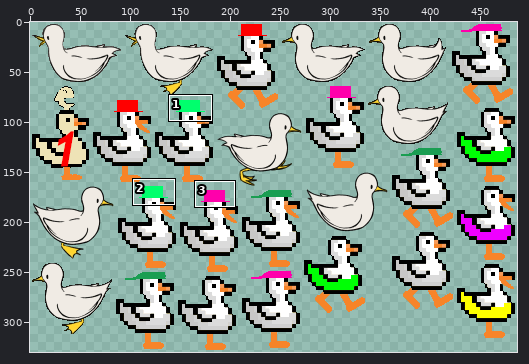
Sprite sheet -- src/assets/submissions/all_ducks_sheet_0.png. The first picture is a wide view before the edit; the outline marks the close-up.
Close-up. Old version:
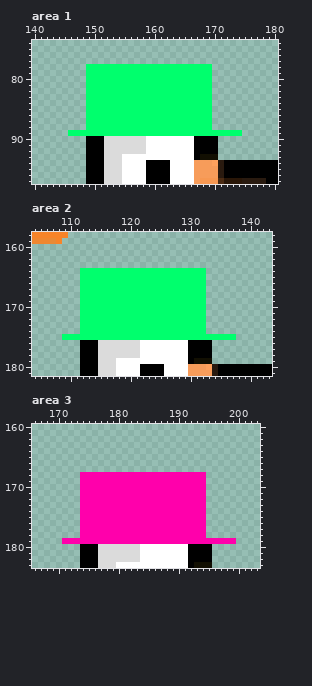
The file is 487x330 pixels. Pixels under 10% opacity are left out. Colours within 5 levels of each other are drawn and written as one. Shown: area 1: x 140..180, y 74..97; area 2: x 104..143, y 158..181; area 3: x 166..203, y 160..183. The commit also changed other parts of the picture, which this record leaves out.
Once edited:
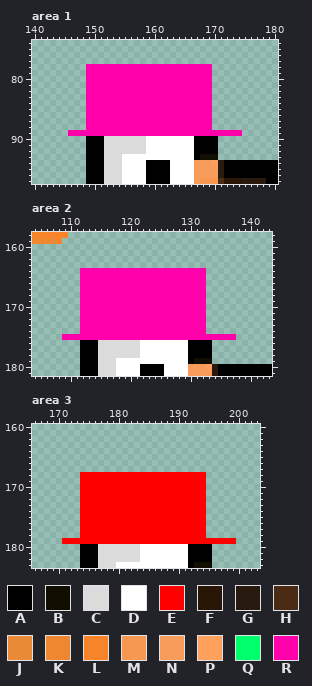
Palette (. is transparent): A #000000  B #120f02  C #dbdbdb  D #ffffff  E #ff0000  F #291607  G #291a0f  H #4b2b13  J #e88a36  K #ef8730  L #f78429  M #f79852  N #f79c5a  P #ffa15d  Q #00ff6d  R #ff00ab
The exact change:
Area 1:
Colour R replaces colour Q in rows 78 to 88 at x 149 to 169; in row 89 at x 146 to 174.
Area 2:
Colour R replaces colour Q in rows 164 to 174 at x 112 to 132; in row 175 at x 109 to 137.
Area 3:
Colour E replaces colour R in rows 168 to 178 at x 174 to 194; in row 179 at x 171 to 199.
Where, in picture pixels (left, top, right, bottom), the same in both close-ups:
changed: (68, 64, 242, 136)
changed: (62, 268, 236, 340)
changed: (62, 472, 236, 544)
